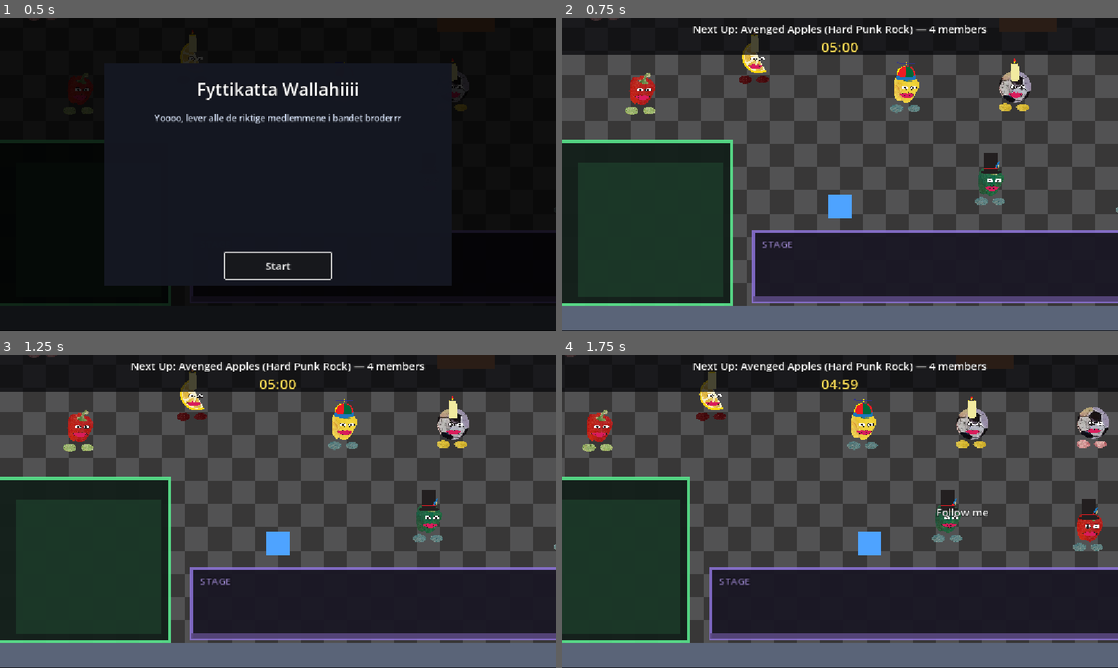
Above: before the commit, frames 1-4 (two rows, left to right).
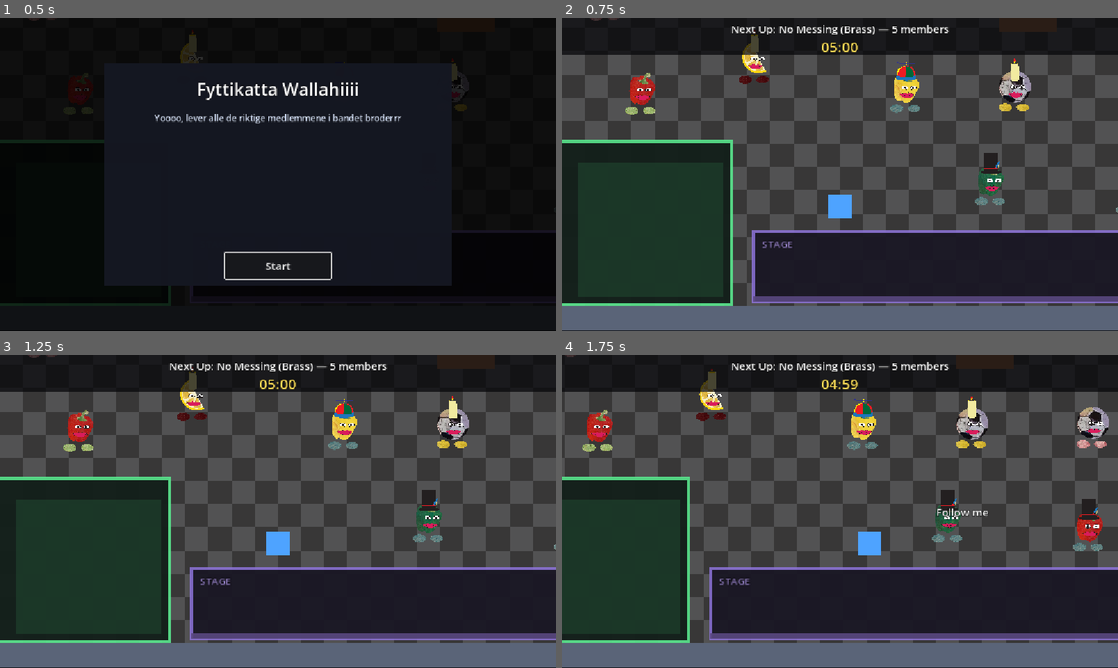
Above: after the commit, the same moments.

Repository: hexahigh/cool-game-project
Game: Godot game, scene res://scenes/main.tscn
Two runs of this game, one before a commit and one after it. Both use one fixed random seed, a clock stepped at 60 frames per second and the inputs below.
Inputs (mouse positions are in pixels of both pictures, inside the frame that each line leads up to):
- Up to frame 1 (0.5 s): no input
- Up to frame 2 (0.75 s): click "Start" at 0.5 s
- Up to frame 3 (1.25 s): no input
- Up to frame 4 (1.75 s): tap Enter at 1.25 s; move the mouse to (962, 495) at 1.27 s; hold D (move_right) from 1.28 s (still down); click (962, 495) at 1.42 s

Frame 1 is identical in both runs. In frame 2, 0.9% of the frame differs, in the area x 23-77%, y 2-6%; in frame 3, 0.9%; in frame 4, 0.9%.

Commit message:
add band

Diff:
--- a/scripts/game_manager.gd
+++ b/scripts/game_manager.gd
@@ -15,8 +15,7 @@
 			{"instrument": "Bass", "paths": ["res://songs/no-messing/mono/bass.mp3"]},
 			{"instrument": "Guitar", "paths": ["res://songs/no-messing/mono/guitar.mp3"]},
 			{"instrument": "Piano", "paths": ["res://songs/no-messing/mono/piano.mp3"]},
-			{"instrument": "Organ", "paths": ["res://songs/no-messing/mono/organ.mp3"]},
-			{"instrument": "Horns", "paths": ["res://songs/no-messing/mono/horns.mp3"]},
+			{"instrument": "Organ & Horns", "paths": ["res://songs/no-messing/mono/organ.mp3", "res://songs/no-messing/mono/horns.mp3"]},
 		],
 	},
 	{
@@ -40,6 +39,16 @@
 			{"instrument": "Guitar", "paths": ["res://songs/goblings/mono/guitar_1.ogg", "res://songs/goblings/mono/guitar_2.ogg"]},
 			{"instrument": "Vocals", "paths": ["res://songs/goblings/mono/vocal_kor.ogg", "res://songs/goblings/mono/vocal_edvin.ogg", "res://songs/goblings/mono/vocal_will.ogg", "res://songs/goblings/mono/keys.ogg"]},
 		],
+	},
+	{
+		"id": "ballsy_bananas",
+		"name": "Ballsy Bananas",
+		"genre": "Classical",
+		"stems": [
+			{"instrument": "Bass", "paths": ["res://songs/enlightenment/mono/bass.ogg"]},
+			{"instrument": "Melody", "paths": ["res://songs/enlightenment/mono/melody.ogg"]},
+			{"instrument": "Instruments", "paths": ["res://songs/enlightenment/mono/instruments.ogg"]},
+		],
 	}
 ]
 
Not shown, added: songs/enlightenment/bass.mp3.import
Not shown, added: songs/enlightenment/instruments.mp3.import
Not shown, added: songs/enlightenment/melody.mp3.import
Not shown, added: songs/enlightenment/mono/bass.ogg.import
Not shown, added: songs/enlightenment/mono/instruments.ogg.import
Not shown, added: songs/enlightenment/mono/melody.ogg.import
Not shown, added: songs/enlightenment/bass.mp3
Not shown, added: songs/enlightenment/instruments.mp3
Not shown, added: songs/enlightenment/melody.mp3
Not shown, added: songs/enlightenment/mono/bass.ogg
Not shown, added: songs/enlightenment/mono/instruments.ogg
Not shown, added: songs/enlightenment/mono/melody.ogg
(and 6 more such lines)
